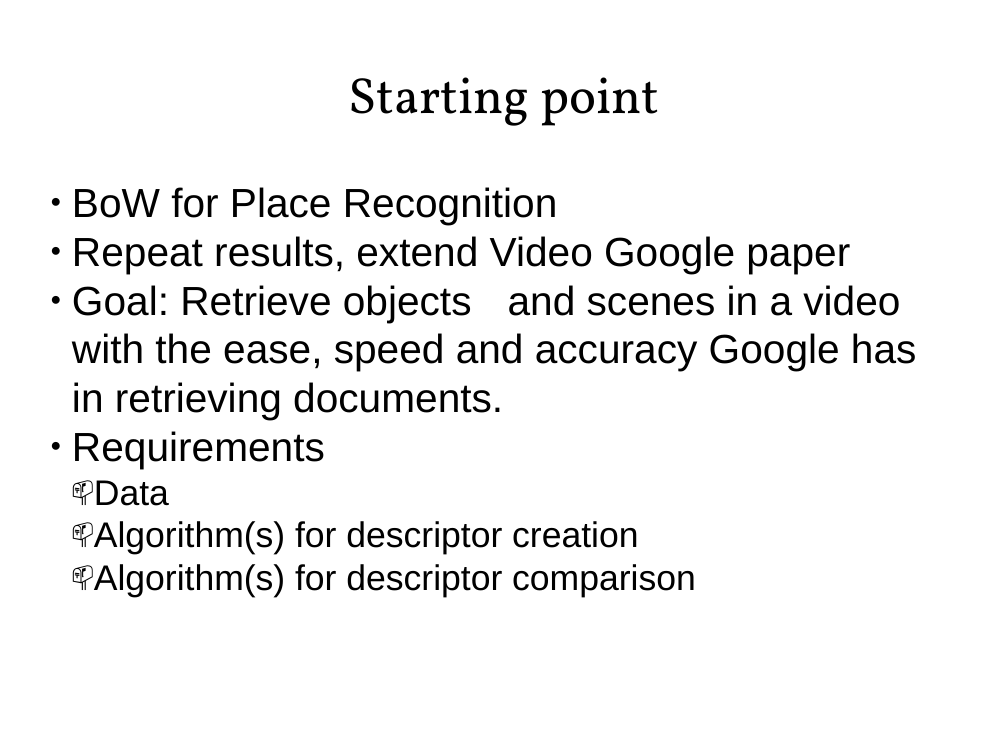
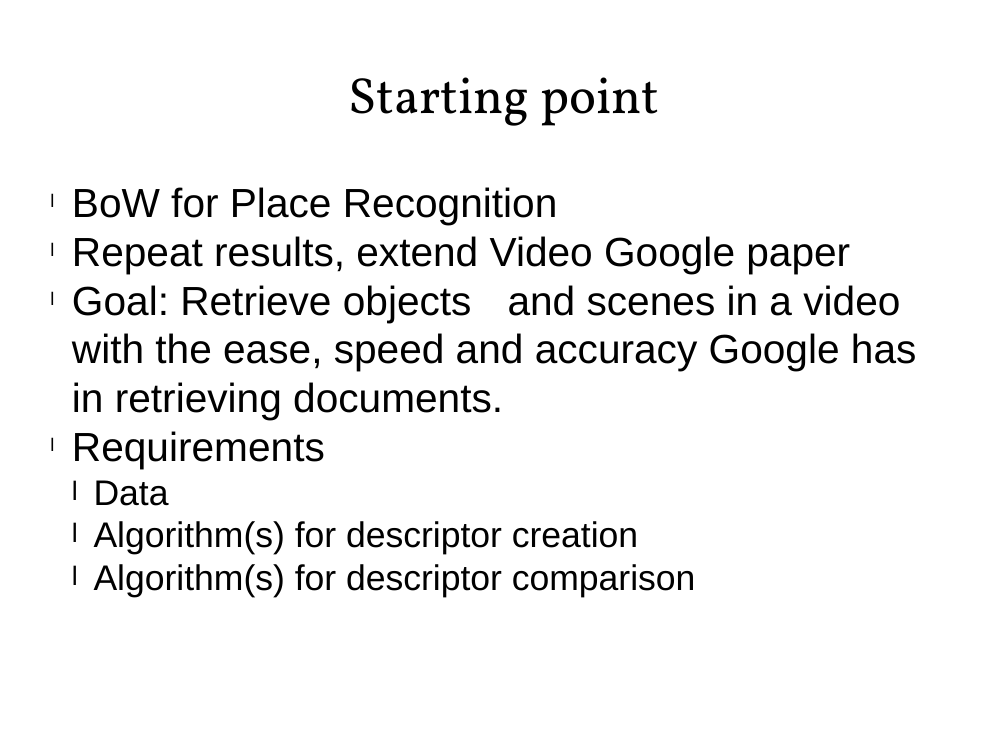
Before and after one commit to estherva7/VideoGoogle-PlaceRecognition, a slide deck: slide 2 of presentation.pptx. Drawn at 1008x756 pixels with LibreOffice and Linux fonts; fonts in the diff are those of the drawing. Boxes give left, top, right and bottom in pixels: in the first picture for what was removed or moved away, otherwise in the second. Text is boxed around its words. In the diff, an @@ line names an element or a change of style, - is before the commit and + after.

```diff
--- a/presentation.pptx
+++ b/presentation.pptx
@@ text "BoW for Place Recognition" at (72,187,917,597): bullet ● to l; bullet 📫 to l @@
```
Also in this commit, not shown: 3 other slides changed.
